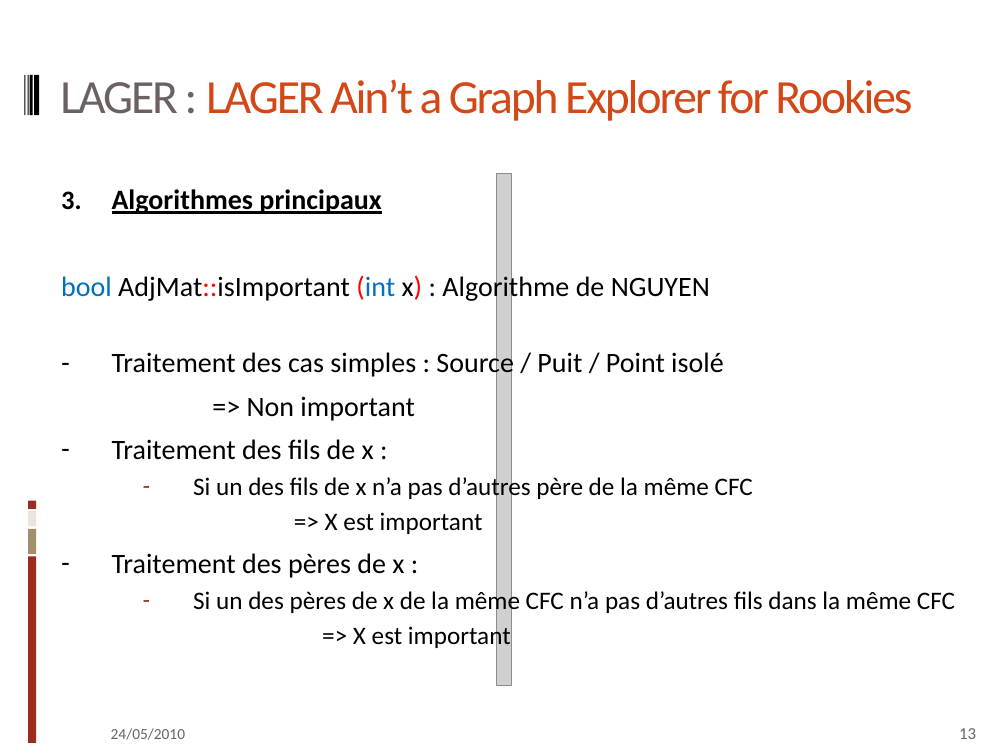
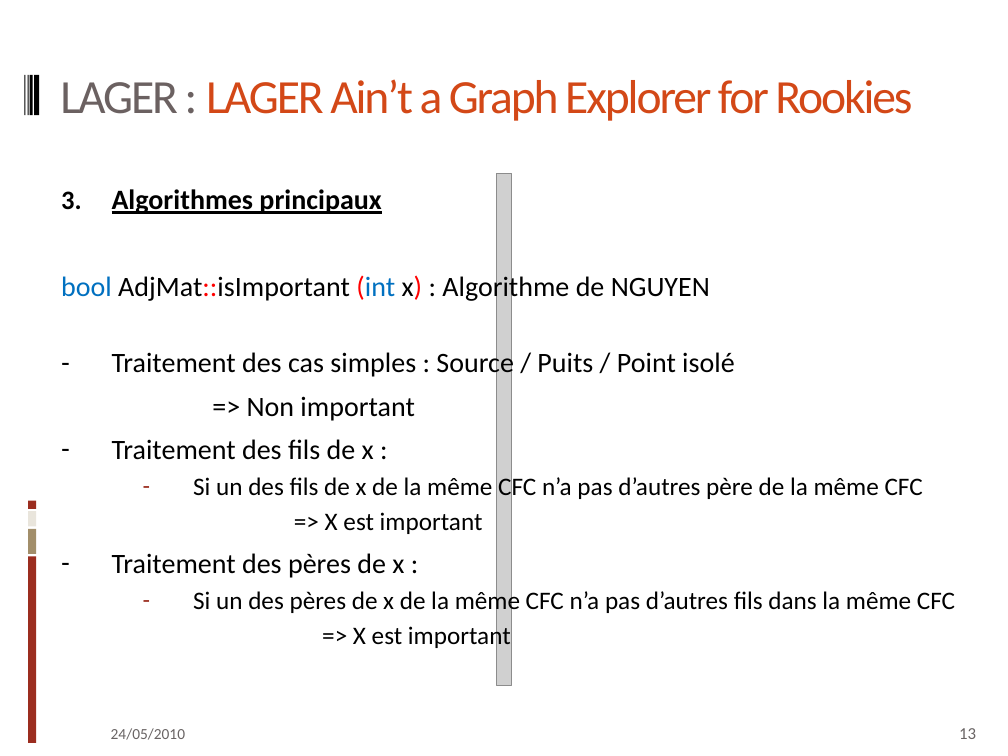
Before and after one commit to qkdreyer/ig3projetc, a slide deck: slide 13 of doc/pptx cpp.pptx. Drawn at 1008x756 pixels with LibreOffice and Linux fonts; fonts in the diff are those of the drawing; grey boxes stand for pictures. Boxes give left, top, right and bottom in pixels: in the first picture for what was removed or moved away, otherwise in the second. Text is boxed around its words. In the diff, an @@ line names an element or a change of style, - is before the commit and + after.

```diff
--- a/doc/pptx cpp.pptx
+++ b/doc/pptx cpp.pptx
@@ text at [112,349,735,379]: text changed @@
-– Traitement des cas simples : Source / Puit / Point isolé
+– Traitement des cas simples : Source / Puits / Point isolé
@@ text at [193,475,923,502]: text changed @@
-  – Si un des fils de x n’a pas d’autres père de la même CFC
+  – Si un des fils de x de la même CFC n’a pas d’autres père de la même CFC
```
Also in this commit, not shown: 8 other slides changed.
